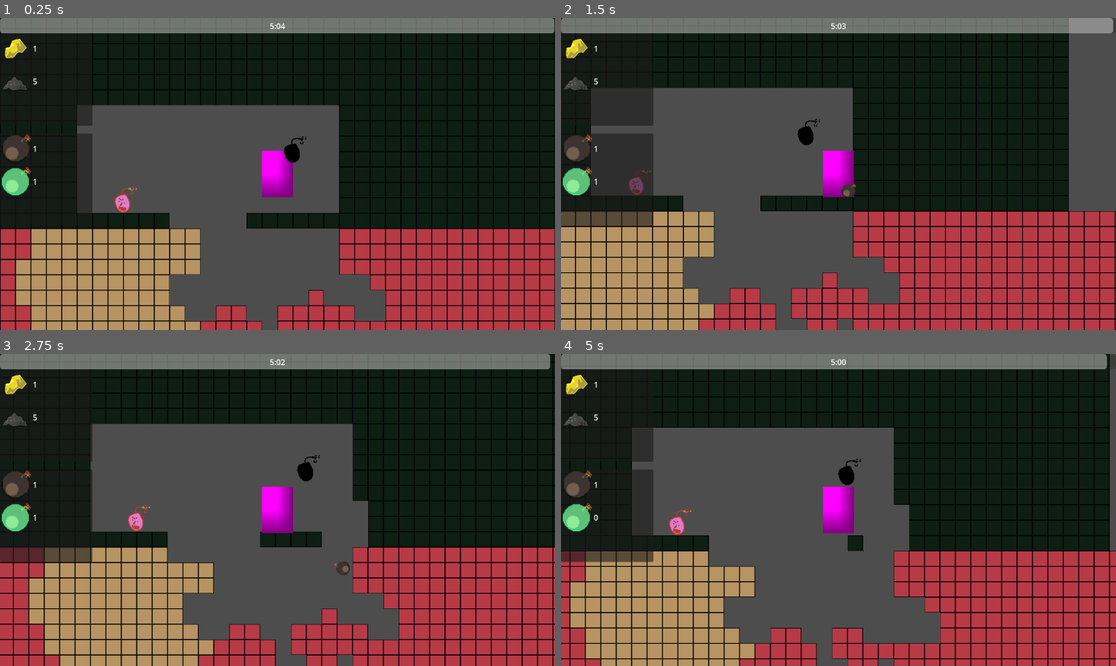
Above: before the commit, frames 1-4 (two rows, left to right).
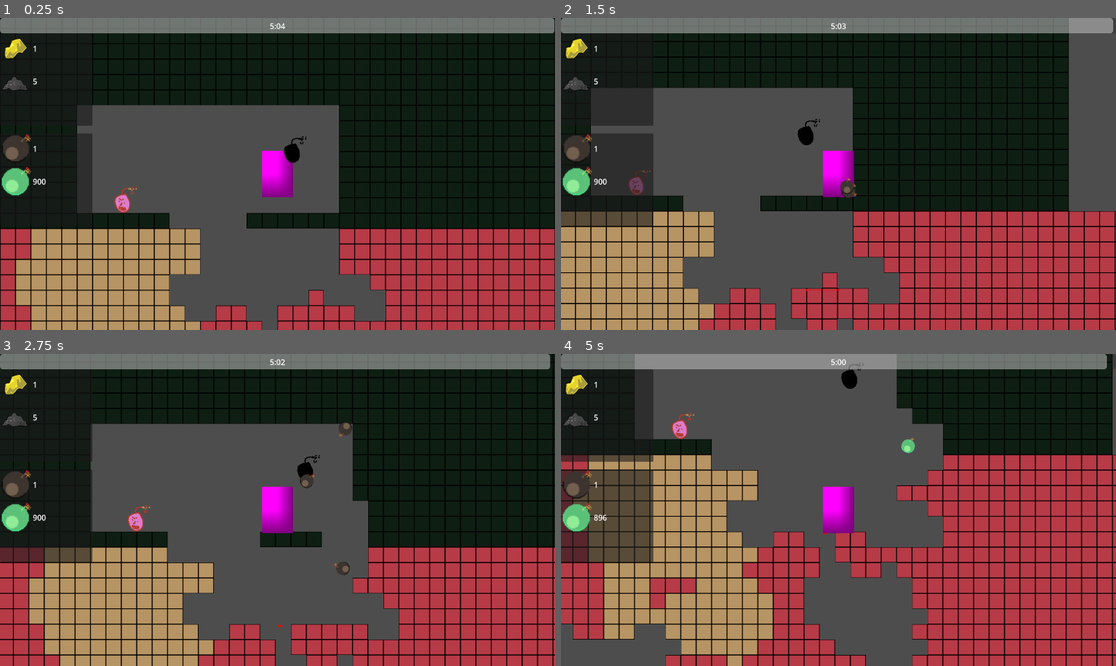
Above: after the commit, the same moments.

Repository: DevFTB/LD57
Game: Godot game, scene res://game.tscn
Two runs of this game, one before a commit and one after it. Both use one fixed random seed, a clock stepped at 60 frames per second and the inputs below.
Inputs (mouse positions are in pixels of both pictures, inside the frame that each line leads up to):
- Up to frame 1 (0.25 s): no input
- Up to frame 2 (1.5 s): move the mouse to (960, 158) at 0.52 s; press the mouse at (960, 158) at 0.53 s; hold D (move_right) from 0.53 s (still down); tap W (jump) at 0.77 s; move the mouse to (727, 189) at 1.27 s; release the mouse at (727, 189) at 1.28 s; tap E (interact) at 1.35 s
- Up to frame 3 (2.75 s): tap W (jump) at 1.52 s; click (166, 525) at 1.55 s; move the mouse to (333, 441) at 2.02 s; release D (move_right) at 2.03 s; press the mouse at (333, 441) at 2.03 s; hold A (move_left) from 2.03 s (still down); tap 1 (select_bomb_1) at 2.1 s
- Up to frame 4 (5 s): move the mouse to (810, 572) at 2.77 s; release A (move_left) at 2.78 s; release the mouse at (810, 572) at 2.78 s; hold D (move_right) 2.78-4.28 s; tap 2 (select_bomb_2) at 2.85 s; tap W (jump) at 3.02, 3.77, 4.52 s; click (810, 572) at 3.05 s; move the mouse to (1005, 556) at 3.52 s; press the mouse at (1005, 556) at 3.53 s; tap 3 (select_bomb_3) at 3.6 s; move the mouse to (672, 463) at 4.27 s; release the mouse at (672, 463) at 4.28 s; hold A (move_left) from 4.28 s (still down); click (672, 463) at 4.35 s

The runs differ from the first frame. In frame 1, less than 0.1% of the frame differs, in the area x 5-9%, y 51-54%; in frame 2, 0.1%; in frame 3, 0.6%; in frame 4, 54%, in the area x 0-100%, y 0-100%.

Commit message:
nav bad sadge

Diff:
--- a/entities/enemies/enemy.gd
+++ b/entities/enemies/enemy.gd
@@ -27,7 +27,8 @@
 	queue_free()
 
 func _on_visible_on_screen_notifier_2d_screen_entered():
-	refresh_timer.start()
+	if refresh_timer:
+		refresh_timer.start()
 
 
 func _on_visible_on_screen_notifier_2d_screen_exited():
@@ -38,19 +39,16 @@
 
 func _on_refresh_timer_timeout():
 	#get line of sight
-	#los.target_position = player.global_position
-	#var collided_shape = los.get_collider()
-	#if collided_shape is Player:
-		#sees_player = true
-	#else:
-		#sees_player = false
-	#
-	##start navigation agent
-	#if sees_player == true:
-	nav.target_position = player.global_position
-	if nav.is_target_reachable():
-		if enemy_stats.is_grounded:
-			pass
-			# grounded enemy movement
-		else:
-			state_machine._transition_to_next_state("Flying")
+	los.target_position = player.global_position - global_position
+	var collided_shape = los.get_collider()
+	if collided_shape is Player:
+		sees_player = true
+	#start navigation agent
+	if sees_player == true:
+		nav.target_position = player.global_position
+		if nav.is_target_reachable():
+			if enemy_stats.is_grounded:
+				pass
+				# grounded enemy movement
+			else:
+				state_machine._transition_to_next_state("Flying")
--- a/entities/player/player.gd
+++ b/entities/player/player.gd
@@ -34,7 +34,7 @@
 	if Input.is_action_just_pressed("interact"):
 		interacted.emit()
 
-	if Input.is_action_just_pressed("throw"):
+	if Input.is_action_pressed("throw"):
 		if can_throw == true:
 			initiate_throw()
 
--- a/entities/player/player_bomb_inventory.tres
+++ b/entities/player/player_bomb_inventory.tres
@@ -6,9 +6,9 @@
 
 [resource]
 script = ExtResource("1_4wq8t")
-maximum_size = 50
+maximum_size = 1000
 starting_inventory = {
 ExtResource("2_2qu1l"): 1,
-ExtResource("3_lon2p"): 1
+ExtResource("3_lon2p"): 900
 }
 metadata/_custom_type_script = "uid://b0ogai8s7l7sc"
--- a/game.tscn
+++ b/game.tscn
@@ -10,20 +10,22 @@
 [ext_resource type="PackedScene" uid="uid://caoy1avvlxhx0" path="res://ui/test_inventory_item_control.tscn" id="4_fc0e3"]
 [ext_resource type="Script" uid="uid://dgalf5pstb0iw" path="res://entities/throwables/bomb/bomb_type.gd" id="4_hve3p"]
 [ext_resource type="PackedScene" uid="uid://bq84mpxun851f" path="res://entities/moab/moab_entity.tscn" id="4_j5wjh"]
+[ext_resource type="PackedScene" uid="uid://cah75vc7owpub" path="res://world/nav_mesh.tscn" id="5_215e1"]
 [ext_resource type="PackedScene" uid="uid://jc5sht43d6gw" path="res://entities/enemies/enemy.tscn" id="5_vef74"]
 [ext_resource type="Script" uid="uid://cr0u8ykoigma" path="res://ui/bomb_timer/bomb_ui.gd" id="7_eow3j"]
 [ext_resource type="Resource" uid="uid://diae5nc080sux" path="res://entities/player/player_bomb_inventory.tres" id="8_mfdv2"]
+
+[sub_resource type="NavigationPolygon" id="NavigationPolygon_215e1"]
+vertices = PackedVector2Array(82.2266, -13.2031, 537.797, 260.344, 701.617, 520.398, -318.383, 347.797, -535.023, 57.6797, 75.5781, -171.781)
+polygons = Array[PackedInt32Array]([PackedInt32Array(0, 1, 2, 3, 4), PackedInt32Array(4, 5, 0)])
+outlines = Array[PackedVector2Array]([PackedVector2Array(92, -19, 545, 253, 722, 534, -324, 357, -551, 53, 85, -186)])
+parsed_collision_mask = 4294967041
+source_geometry_mode = 2
 
 [sub_resource type="Curve" id="Curve_lc2xo"]
 _limits = [0.0, 1000.0, 0.0, 1.0]
 _data = [Vector2(0, 0), 0.0, 0.0, 0, 0, Vector2(1, 1000), 0.0, 0.0, 0, 0]
 point_count = 2
-
-[sub_resource type="NavigationPolygon" id="NavigationPolygon_vef74"]
-outlines = Array[PackedVector2Array]([PackedVector2Array(-629, -444, 704, -444, 699, 470, -633, 481, -641, -443)])
-parsed_collision_mask = 4294967041
-source_geometry_mode = 2
-agent_radius = 20.0
 
 [node name="Game" type="Node"]
 
@@ -36,12 +38,18 @@
 
 [node name="Level" type="Node2D" parent="World"]
 script = ExtResource("3_lc2xo")
+chunk_size = 16
 
-[node name="CaveBlocks" type="TileMapLayer" parent="World/Level"]
+[node name="CaveBlocks" type="TileMapLayer" parent="World/Level" groups=["navigation_polygon_source_geometry_group"]]
 tile_map_data = PackedByteArray("AAD2/5P/AQAAAAEAAAD2/5T/AQAAAAEAAAD2/5X/AQAAAAEAAAD2/5b/AQAAAAEAAAD2/5f/AQAAAAEAAAD2/5 …(9200 unchanged characters)…
 tile_set = ExtResource("2_e2o6t")
 
 [node name="OreIndicators" type="TileMapLayer" parent="World/Level"]
+
+[node name="NavMeshes" type="Node2D" parent="World/Level"]
+
+[node name="NavMesh" parent="World/Level/NavMeshes" instance=ExtResource("5_215e1")]
+navigation_polygon = SubResource("NavigationPolygon_215e1")
 
 [node name="Player" parent="World" groups=["player"] instance=ExtResource("1_80nbo")]
 position = Vector2(128, -3280)
@@ -55,10 +63,6 @@
 jump_power = 380
 max_fall_speed = 10000
 fall_acceleration = 550
-
-[node name="NavigationRegion2D" type="NavigationRegion2D" parent="World"]
-position = Vector2(1, -3644)
-navigation_polygon = SubResource("NavigationPolygon_vef74")
 
 [node name="MoabEntity" parent="World" node_paths=PackedStringArray("moab_explosion_system") instance=ExtResource("4_j5wjh")]
 position = Vector2(-192, -3256)
--- a/world.gd
+++ b/world.gd
@@ -2,6 +2,7 @@
 
 @onready var player: Player = $Player
 @onready var tilemap: TileMapLayer = $Level/CaveBlocks
+@onready var nav_meshes = $Level/NavMeshes
 
 func _ready() -> void:
 	player.throw_initiated.connect(_spawn_bomb_with_velocity)
@@ -33,3 +34,14 @@
 
 	for tile in explosion_tiles:
 		tilemap.set_cell(tile)
+
+	for nav_mesh in nav_meshes.get_children():
+		var baked_nav_mesh : Array = []
+		if nav_mesh is NavigationRegion2D:
+			var outline = nav_mesh.get_bounds()
+			var bounding_box = outline.grow(100)
+			for tile in explosion_tiles:
+				if bounding_box.has_point(tilemap.map_to_local(tile)):
+					if not baked_nav_mesh.has(nav_mesh):
+						baked_nav_mesh.append(nav_mesh)
+						nav_mesh.bake_navigation_polygon()
--- a/world/levelgen.gd
+++ b/world/levelgen.gd
@@ -2,6 +2,7 @@
 
 @export var seed: int = randi()
 @export var height_hardness_factor: float = 0.5
+@export var chunk_size : int = 32 ##nav mesh chunk size in tiles
 
 @onready var CAVE_BLOCK_TILEMAP: TileMapLayer = $CaveBlocks
 @onready var ORE_INDICATOR_TILEMAP: TileMapLayer = $OreIndicators
@@ -97,8 +98,45 @@
 	var bomb_fuse_ore_noise = _get_resource_map()
 	var upgradium_ore_noise = _get_resource_map()
 
-	generate_cave_blocks(cave_noise, hardness_noise, bomb_fuse_ore_noise, upgradium_ore_noise, -100, 100, -100, 100)
+	var min_x := -100
+	var max_x := 100
+	var min_y := -100
+	var max_y := 100
+
+	generate_cave_blocks(cave_noise, hardness_noise, bomb_fuse_ore_noise, upgradium_ore_noise, min_x, max_x, min_y, max_x)
 
 	#for i in range(-100, 100):
 		#for j in range(-100, 100):
 			#print(cave_noise.get_noise_2d(i, j))
+
+	##initial navmesh bake
+	##each nav mesh block is 32 by 32 blocks of 32 by 32
+	var nav_mesh_chunk_list : Array = []
+	for x in range(min_x/chunk_size, max_x/chunk_size):
+		for y in range(min_y/chunk_size, max_y/chunk_size):
+			nav_mesh_chunk_list.append(Vector2i(x,y))
+	print(nav_mesh_chunk_list)
+	create_nav_meshes(nav_mesh_chunk_list)
+
+func create_nav_meshes(mesh_chunk_list):
+	for chunk in mesh_chunk_list:
+		var min_x = chunk.x * chunk_size
+		var max_x = chunk.x+1 * chunk_size
+		var min_y = chunk.y * chunk_size
+		var max_y = chunk.y+1 * chunk_size
+		var new_nav_region = NavigationRegion2D.new()
+		$NavMeshes.add_child(new_nav_region)
+		call_deferred("bake_nav_mesh",new_nav_region,
+			CAVE_BLOCK_TILEMAP.map_to_local(Vector2(min_x, min_y)),
+			CAVE_BLOCK_TILEMAP.map_to_local(Vector2(min_x, max_y)),
+			CAVE_BLOCK_TILEMAP.map_to_local(Vector2(max_x,min_y)),
+			CAVE_BLOCK_TILEMAP.map_to_local(Vector2(max_x,max_y)))
+
+func bake_nav_mesh(mesh, min_x, max_x, min_y, max_y):
+	var new_navigation_mesh = NavigationPolygon.new()
+	var bounding_outline = PackedVector2Array([min_x, max_x, max_y,min_y])
+	new_navigation_mesh.add_outline(bounding_outline)
+	new_navigation_mesh.source_geometry_mode = NavigationPolygon.SOURCE_GEOMETRY_GROUPS_EXPLICIT
+	new_navigation_mesh.agent_radius = 20
+	NavigationServer2D.bake_from_source_geometry_data(new_navigation_mesh, NavigationMeshSourceGeometryData2D.new());
+	mesh.navigation_polygon = new_navigation_mesh
--- /dev/null
+++ b/world/nav_mesh.tscn
@@ -0,0 +1,3 @@
+[gd_scene format=3 uid="uid://cah75vc7owpub"]
+
+[node name="NavMesh" type="NavigationRegion2D"]
Not shown: 1 places in game.tscn that only renumber resources
